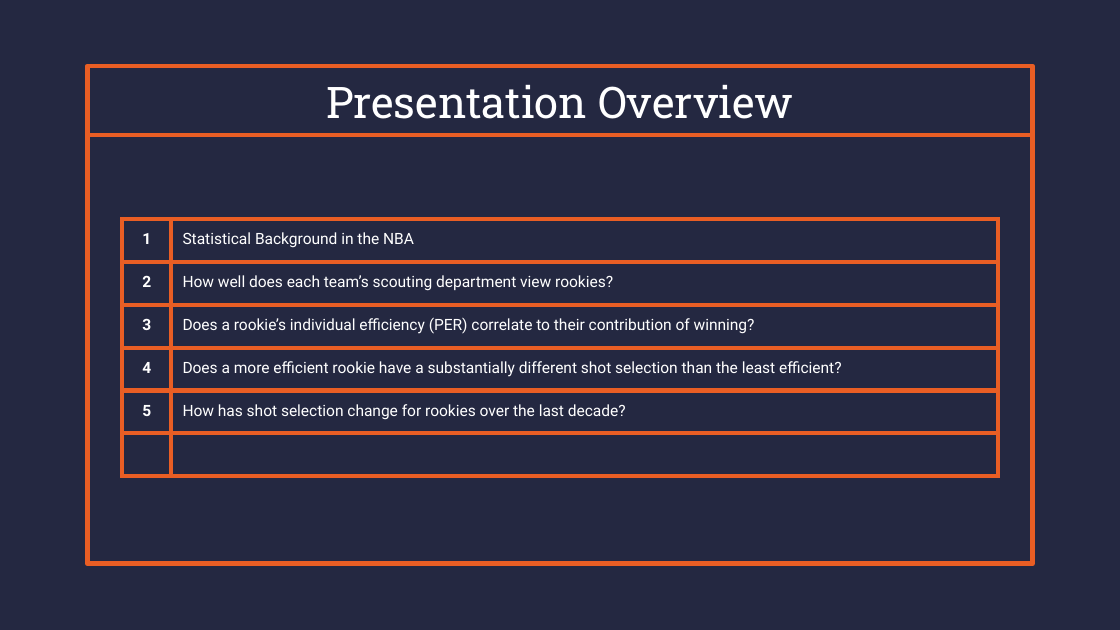
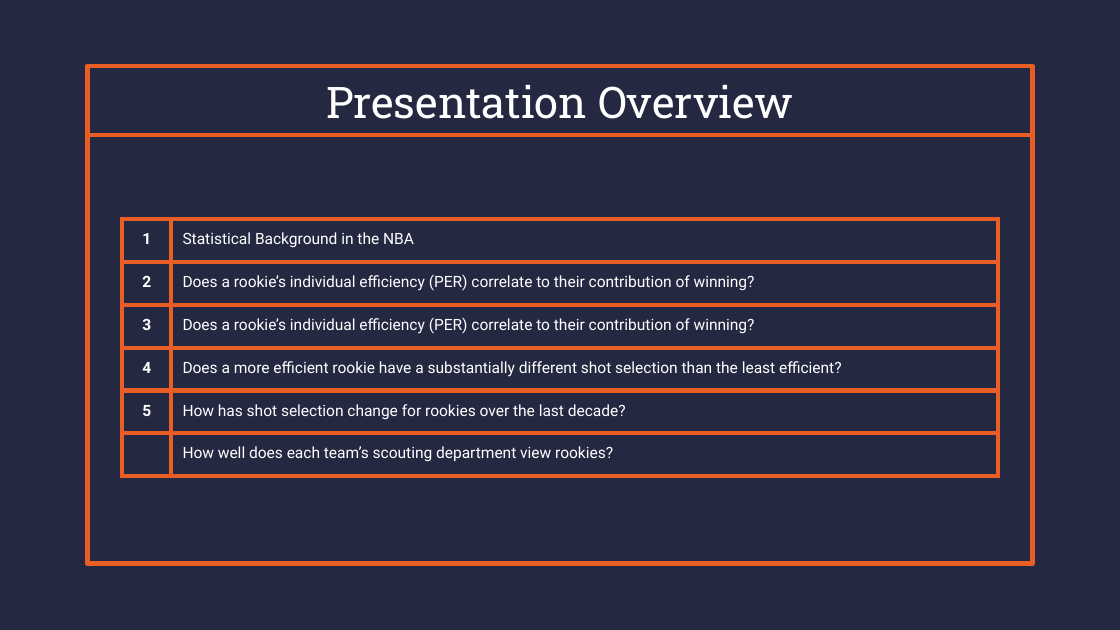
Before and after one commit to Zavello/capstone_DA12_NBA, a slide deck: slide 2 of CapStone Presentation.pptx. Drawn at 1120x630 pixels with LibreOffice and Linux fonts; fonts in the diff are those of the drawing. Boxes give left, top, right and bottom in pixels: in the first picture for what was removed or moved away, otherwise in the second. Text is boxed around its words. In the diff, an @@ line names an element or a change of style, - is before the commit and + after.

```diff
--- a/CapStone Presentation.pptx
+++ b/CapStone Presentation.pptx
@@ table at <box>122,218,998,476</box> @@
-row 2, column 2: How well does each team’s scouting department view rookies?
+row 2, column 2: Does a rookie’s individual efficiency (PER) correlate to their contribution of winning?
-row 6, column 2: 
+row 6, column 2: How well does each team’s scouting department view rookies?
```
Also in this commit, not shown: 7 slides added, 11 other files.
